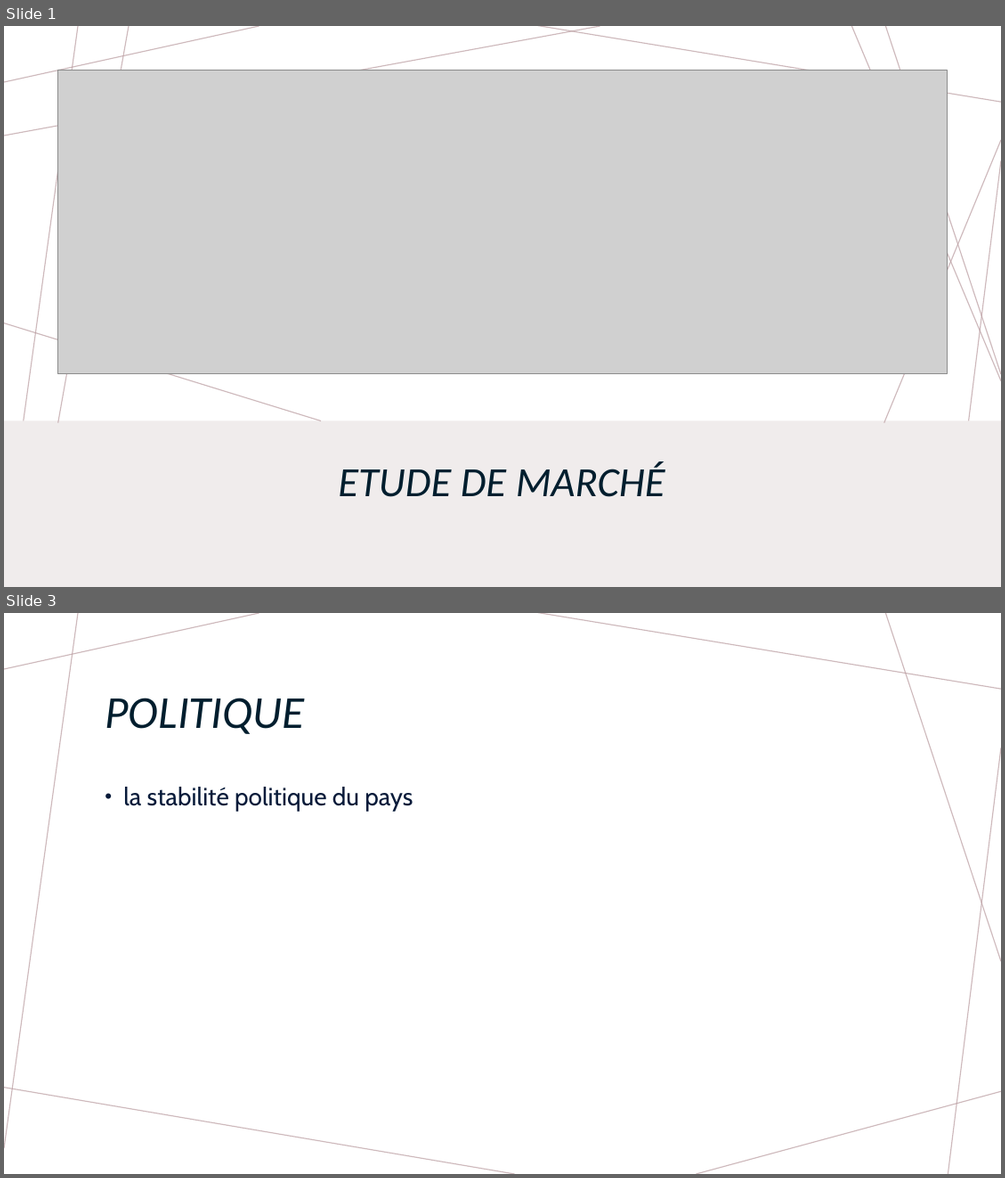
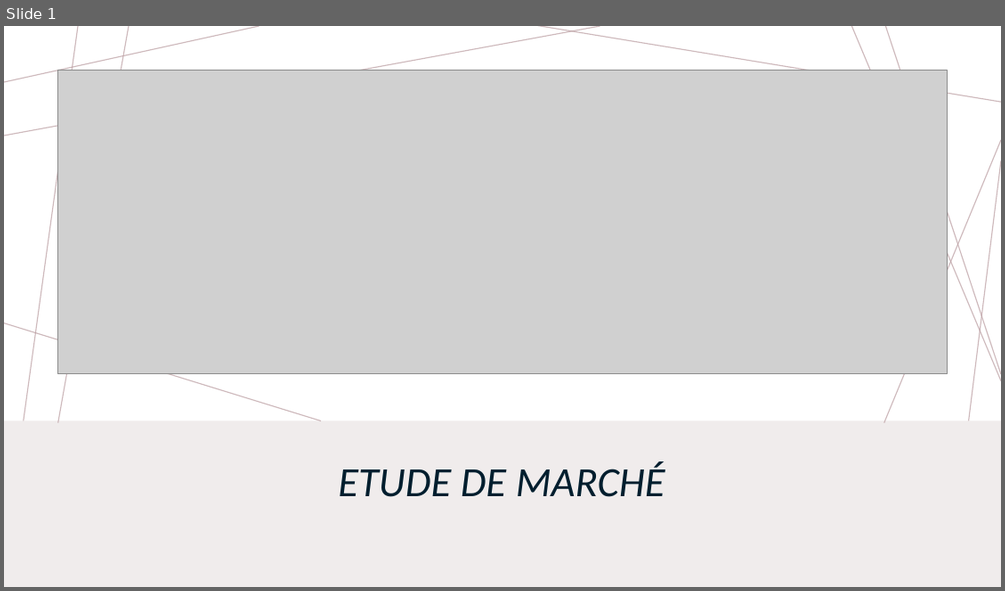
Before and after one commit to Axeloums/OC_Project_9, a slide deck: reports/Etude de marché.pptx. Shown one above the other, each under a label of ours: slides 1 and 3 before the commit, slide 1 after it; the slides between them are not shown. The pictures are 1005x1178 and 1005x591 pixels, drawn with LibreOffice and Linux fonts; fonts in the diff are those of the drawing; grey boxes stand for pictures. Boxes give left, top, right and bottom in pixels: in the first picture for what was removed or moved away, otherwise in the second. Text is boxed around its words. In the diff, an @@ line names an element or a change of style, - is before the commit and + after.

```diff
--- a/reports/Etude de marché.pptx
+++ b/reports/Etude de marché.pptx
@@ slide 3 removed at (4,613,1001,1174), background #FFFFFF; not listed: 7 template elements that a slide beside it also shows @@
@@ title removed at (105,698,304,734) @@
-POLITIQUE
@@ text removed at (123,787,413,811) @@
-• la stabilité politique du pays
```
Also in this commit, not shown: 1 slide changed, 3 slides added, 5 other files.
